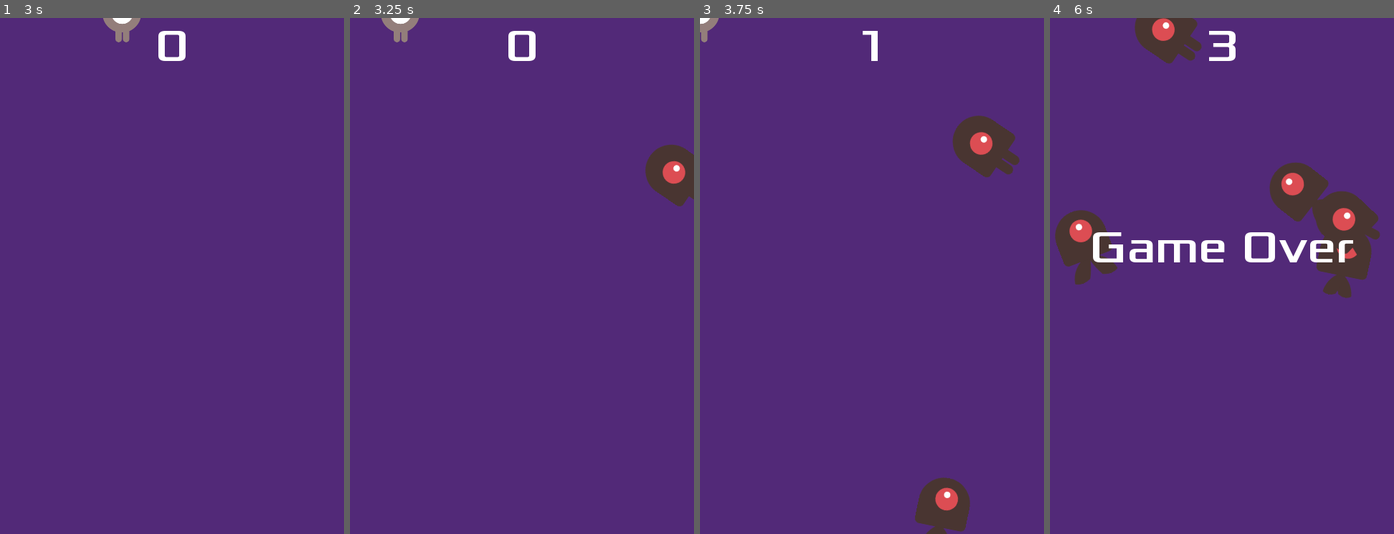
Above: before the commit, frames 1-4 (left to right).
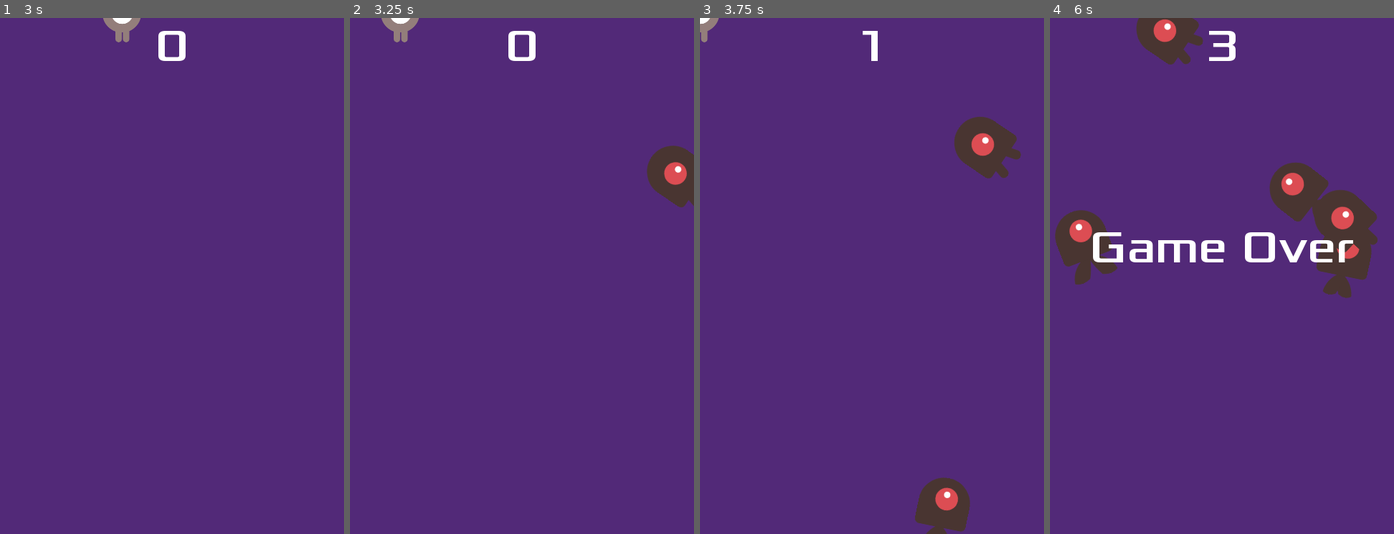
Above: after the commit, the same moments.

Repository: Luqui87/entregas-ipv-alvarez-lucas
Game: Godot game, scene res://Main.tscn
Same seed, same stepped clock (60 frames per second), same inputs: the game is played once before the commit and once after it.
Inputs:
- Up to frame 1 (3 s): click "Start" at 0.5 s; tap Enter (start_game) at 1.25, 1.35, 2.1, 2.85 s; hold Up (move_up) 1.28-2.78 s; hold Left (move_left) from 2.78 s (still down)
- Up to frame 2 (3.25 s): keep holding Left (move_left)
- Up to frame 3 (3.75 s): keep holding Left (move_left); tap Enter (start_game) at 3.6 s
- Up to frame 4 (6 s): release Left (move_left) at 4.28 s; hold Down (move_down) 4.28-5.03 s; tap Enter (start_game) at 4.35, 5.1, 5.85 s; hold Right (move_right) 5.03-5.78 s; hold Up (move_up) from 5.78 s (still down)

Frame 1 is identical in both runs. In frame 2, 0.2% of the frame differs, in the area x 85-100%, y 24-37%; in frame 3, 0.3%; in frame 4, 0.6%, in the area x 24-96%, y 0-46%.

Commit message:
Comentarios eliminados

Diff:
--- a/entrega-1-alvarez-lucas/primer_juego_2D/Main.gd
+++ b/entrega-1-alvarez-lucas/primer_juego_2D/Main.gd
@@ -2,18 +2,8 @@
 export(PackedScene) var mob_scene
 var score
 
-
-
-
-# Called when the node enters the scene tree for the first time.
 func _ready():
 	randomize()
-
-
-# Called every frame. 'delta' is the elapsed time since the previous frame.
-#func _process(delta):
-#	pass
-
 
 
 func new_game():
--- a/entrega-1-alvarez-lucas/primer_juego_2D/Mob.gd
+++ b/entrega-1-alvarez-lucas/primer_juego_2D/Mob.gd
@@ -1,22 +1,9 @@
 extends RigidBody2D
 
-
-# Declare member variables here. Examples:
-# var a = 2
-# var b = "text"
-
-
-# Called when the node enters the scene tree for the first time.
 func _ready():
 	$AnimatedSprite.playing = true
 	var mob_types = $AnimatedSprite.frames.get_animation_names()
 	$AnimatedSprite.animation = mob_types[randi() % mob_types.size()]
 
-
-# Called every frame. 'delta' is the elapsed time since the previous frame.
-#func _process(delta):
-#	pass
-
-
 func _on_VisibilityNotifier2D_screen_exited():
 	queue_free()
--- a/entrega-1-alvarez-lucas/primer_juego_2D/Mob.tscn
+++ b/entrega-1-alvarez-lucas/primer_juego_2D/Mob.tscn
@@ -43,6 +43,7 @@
 scale = Vector2( 0.75, 0.75 )
 frames = SubResource( 1 )
 animation = "walk"
+frame = 1
 playing = true
 __meta__ = {
 "_edit_group_": true
--- a/entrega-1-alvarez-lucas/primer_juego_2D/Player.gd
+++ b/entrega-1-alvarez-lucas/primer_juego_2D/Player.gd
@@ -4,12 +4,10 @@
 export var speed = 400
 var screen_size
 
-# Called when the node enters the scene tree for the first time.
 func _ready():
 	screen_size = get_viewport_rect().size
 	hide()
 
-# Called every frame. 'delta' is the elapsed time since the previous frame.
 func _process(delta):
 	var velocity = Vector2.ZERO
 	if Input.is_action_pressed("move_right"):
